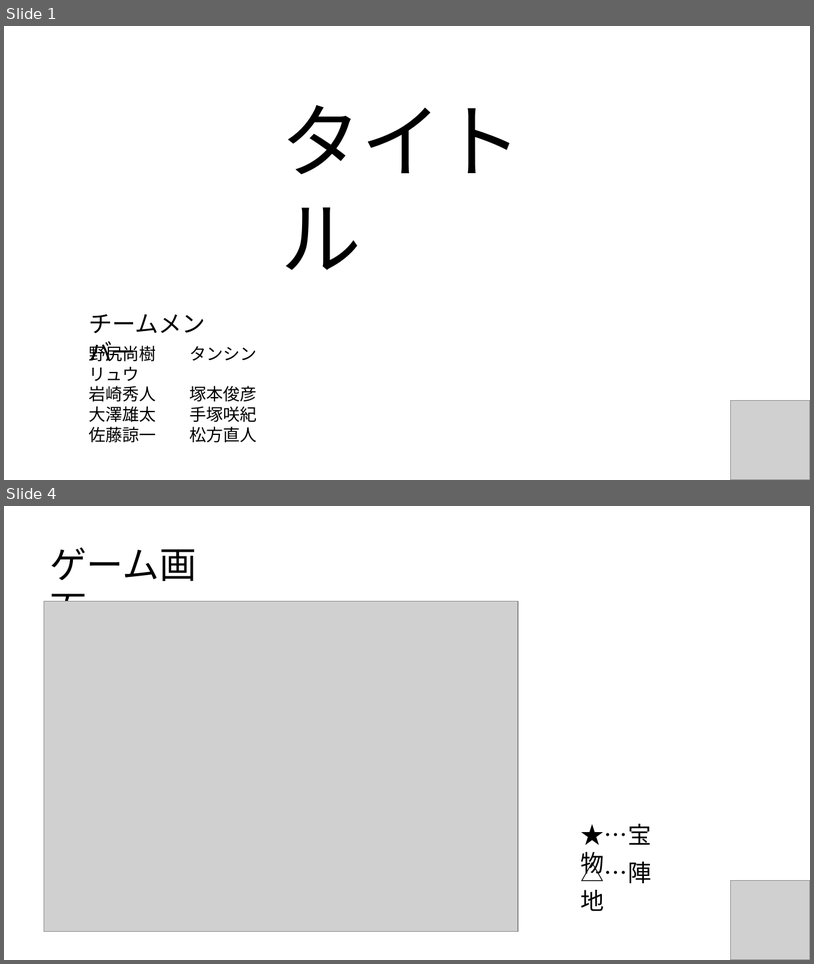
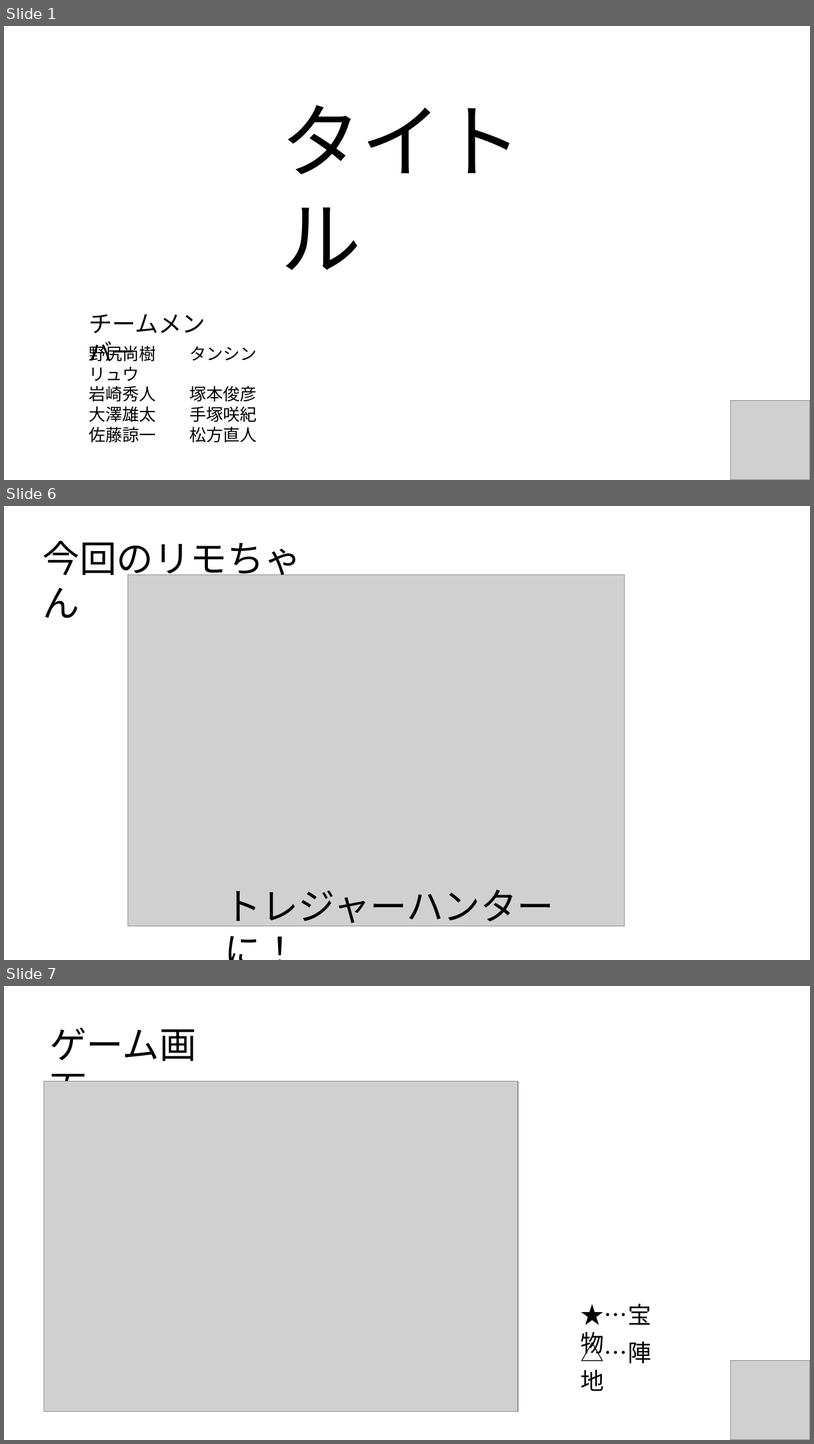
Before and after one commit to CaseStudyG18/master, a slide deck: G18_プレゼン用PWP.pptx. Shown one above the other, each under a label of ours: slides 1 and 4 before the commit, slides 1, 6 and 7 after it; the slides between them are not shown. The pictures are 814x964 and 814x1444 pixels, drawn with LibreOffice and Linux fonts; fonts in the diff are those of the drawing; grey boxes stand for pictures. Boxes give left, top, right and bottom in pixels: in the first picture for what was removed or moved away, otherwise in the second. Text is boxed around its words. In the diff, an @@ line names an element or a change of style, - is before the commit and + after.

```diff
--- a/G18_プレゼン用PWP.pptx
+++ b/G18_プレゼン用PWP.pptx
@@ slide 6 added at (x1=4, y1=506, x2=810, y2=960), background #FFFFFF @@
@@ text added at (x1=43, y1=541, x2=302, y2=618), 44 pt, text #000000 @@
+今回のリモちゃん
@@ picture added at (x1=128, y1=574, x2=624, y2=926) @@
@@ text added at (x1=224, y1=889, x2=554, y2=929), 44 pt, text #000000 @@
+トレジャーハンターに！
@@ what was slide 4 is now slide 7 @@
```
Also in this commit, not shown: 2 slides changed, 3 other slides added.
